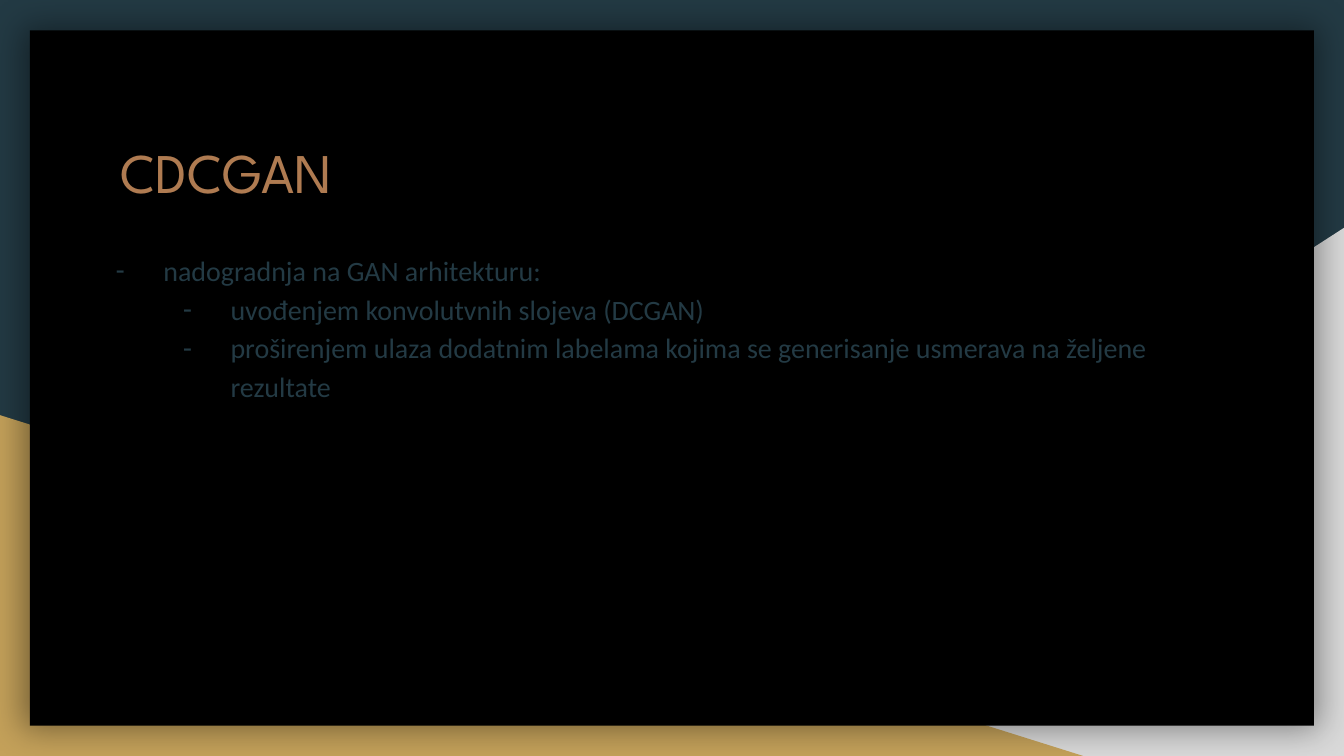
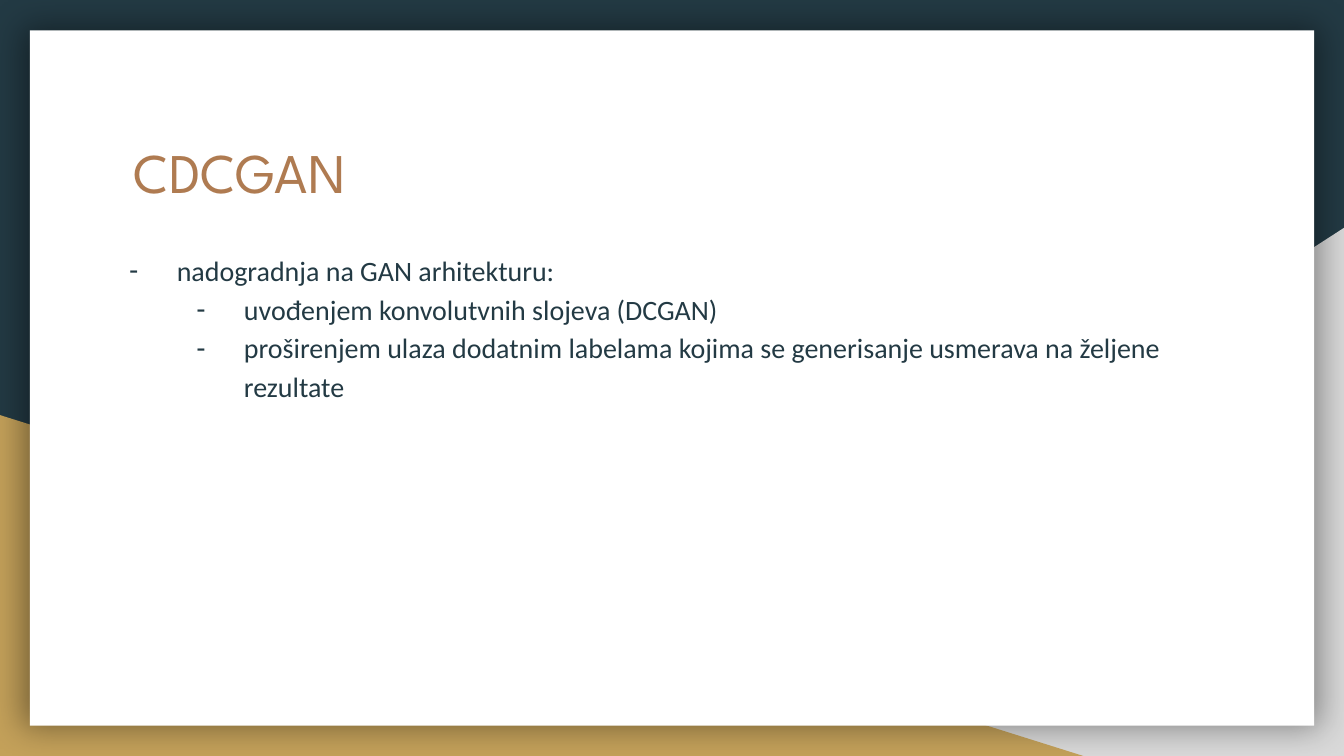
Before and after one commit to Subrutina/CDCGAN, a slide deck: slide 4 of Conditional_image_generation.pptx. Drawn at 1344x756 pixels with LibreOffice and Linux fonts; fonts in the diff are those of the drawing. Boxes give left, top, right and bottom in pixels: in the first picture for what was removed or moved away, otherwise in the second. Text is boxed around its words. In the diff, an @@ line names an element or a change of style, - is before the commit and + after.

```diff
--- a/Conditional_image_generation.pptx
+++ b/Conditional_image_generation.pptx
@@ rectangle at [30,31,1314,726]: fill #000000 to #FFFFFF @@
@@ title "CDCGAN": place and size @@
-title "CDCGAN" at [120,155,332,194]
+title "CDCGAN" at [134,155,346,194]
@@ text "nadogradnja na GAN arhitekturu:": place and size @@
-text "nadogradnja na GAN arhitekturu:" at [163,262,1146,397]
+text "nadogradnja na GAN arhitekturu:" at [177,261,1160,397]
```
Also in this commit, not shown: 9 other slides changed, 1 slide added, 1 slide removed.
